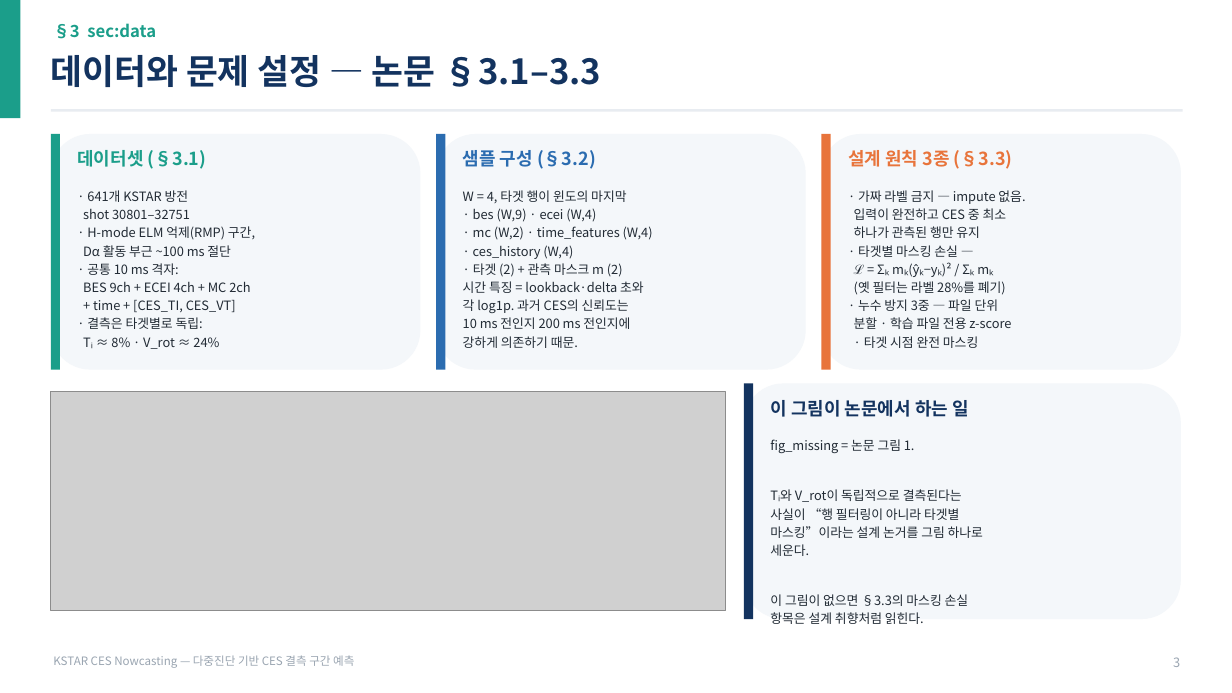
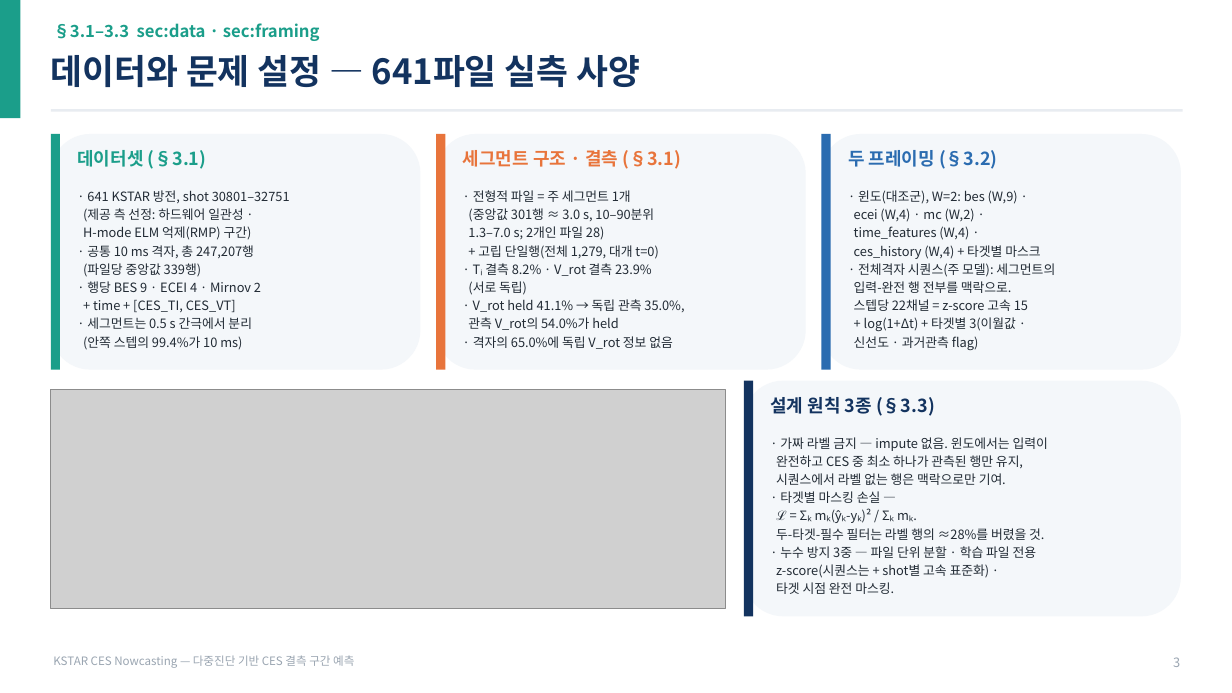
Before and after one commit to iseungsang01/ml-intern-revision, a slide deck: slide 4 of docs/presentation/KSTAR_CES_연구흐름.pptx. Drawn at 1232x693 pixels with LibreOffice and Linux fonts; fonts in the diff are those of the drawing; grey boxes stand for pictures. Boxes give left, top, right and bottom in pixels: in the first picture for what was removed or moved away, otherwise in the second. Text is boxed around its words. In the diff, an @@ line names an element or a change of style, - is before the commit and + after.

```diff
--- a/docs/presentation/KSTAR_CES_연구흐름.pptx
+++ b/docs/presentation/KSTAR_CES_연구흐름.pptx
@@ text at (x1=53, y1=23, x2=320, y2=41): text changed @@
-§3 sec:data
+§3.1–3.3 sec:data · sec:framing
@@ text at (x1=51, y1=55, x2=640, y2=87): text changed @@
-데이터와 문제 설정 — 논문 §3.1–3.3
+데이터와 문제 설정 — 641파일 실측 사양
@@ rectangle at (x1=436, y1=134, x2=445, y2=370): fill #2B6CB0 to #E8743B @@
@@ rectangle at (x1=822, y1=134, x2=831, y2=370): fill #E8743B to #2B6CB0 @@
@@ text at (x1=463, y1=150, x2=681, y2=169): text changed; text colour #2B6CB0 to #E8743B @@
-샘플 구성 (§3.2)
+세그먼트 구조 · 결측 (§3.1)
@@ text at (x1=848, y1=150, x2=998, y2=169): text changed; text colour #E8743B to #2B6CB0 @@
-설계 원칙 3종 (§3.3)
+두 프레이밍 (§3.2)
@@ text at (x1=83, y1=190, x2=290, y2=293): text changed @@
-· 641개 KSTAR 방전
-shot 30801–32751
-· H-mode ELM 억제(RMP) 구간,
-Dα 활동 부근 ~100 ms 절단
-· 공통 10 ms 격자:
-BES 9ch + ECEI 4ch + MC 2ch
+· 641 KSTAR 방전, shot 30801–32751
+(제공 측 선정: 하드웨어 일관성 ·
+H-mode ELM 억제(RMP) 구간)
+· 공통 10 ms 격자, 총 247,207행
+(파일당 중앙값 339행)
+· 행당 BES 9 · ECEI 4 · Mirnov 2
@@ text at (x1=468, y1=190, x2=684, y2=349): text changed @@
-W = 4, 타겟 행이 윈도의 마지막
-· bes (W,9) · ecei (W,4)
-· mc (W,2) · time_features (W,4)
-· ces_history (W,4)
-· 타겟 (2) + 관측 마스크 m (2)
-시간 특징 = lookback·delta 초와
-각 log1p. 과거 CES의 신뢰도는
-10 ms 전인지 200 ms 전인지에
-강하게 의존하기 때문.
+· 전형적 파일 = 주 세그먼트 1개
+(중앙값 301행 ≈ 3.0 s, 10–90분위
+1.3–7.0 s; 2개인 파일 28)
++ 고립 단일행(전체 1,279, 대개 t=0)
+· Tᵢ 결측 8.2% · V_rot 결측 23.9%
+(서로 독립)
+· V_rot held 41.1% → 독립 관측 35.0%,
+관측 V_rot의 54.0%가 held
+· 격자의 65.0%에 독립 V_rot 정보 없음
@@ text at (x1=854, y1=190, x2=1055, y2=350): text changed @@
-· 가짜 라벨 금지 — impute 없음.
-입력이 완전하고 CES 중 최소
-하나가 관측된 행만 유지
-· 타겟별 마스킹 손실 —
-ℒ = Σₖ mₖ(ŷₖ−yₖ)² / Σₖ mₖ
-(옛 필터는 라벨 28%를 폐기)
-· 누수 방지 3중 — 파일 단위
-분할 · 학습 파일 전용 z-score
-· 타겟 시점 완전 마스킹
+· 윈도(대조군), W=2: bes (W,9) ·
+ecei (W,4) · mc (W,2) ·
+time_features (W,4) ·
+ces_history (W,4) + 타겟별 마스크
+· 전체격자 시퀀스(주 모델): 세그먼트의
+입력-완전 행 전부를 맥락으로.
+스텝당 22채널 = z-score 고속 15
++ log(1+Δt) + 타겟별 3(이월값 ·
+신선도 · 과거관측 flag)
@@ text at (x1=83, y1=317, x2=252, y2=350): text changed @@
-· 결측은 타겟별로 독립:
-Tᵢ ≈ 8% · V_rot ≈ 24%
+· 세그먼트는 0.5 s 간극에서 분리
+(안쪽 스텝의 99.4%가 10 ms)
@@ text at (x1=770, y1=397, x2=935, y2=416): text changed @@
-이 그림이 논문에서 하는 일
+설계 원칙 3종 (§3.3)
@@ text at (x1=776, y1=437, x2=1048, y2=594): text changed @@
-fig_missing = 논문 그림 1.
-Tᵢ와 V_rot이 독립적으로 결측된다는
-사실이 “행 필터링이 아니라 타겟별
-마스킹”이라는 설계 논거를 그림 하나로
-세운다.
-이 그림이 없으면 §3.3의 마스킹 손실
-항목은 설계 취향처럼 읽힌다.
+· 가짜 라벨 금지 — impute 없음. 윈도에서는 입력이
+완전하고 CES 중 최소 하나가 관측된 행만 유지,
+시퀀스에서 라벨 없는 행은 맥락으로만 기여.
+· 타겟별 마스킹 손실 —
+ℒ = Σₖ mₖ(ŷₖ-yₖ)² / Σₖ mₖ.
+두-타겟-필수 필터는 라벨 행의 ≈28%를 버렸을 것.
+· 누수 방지 3중 — 파일 단위 분할 · 학습 파일 전용
+z-score(시퀀스는 + shot별 고속 표준화) ·
+타겟 시점 완전 마스킹.
```
Also in this commit, not shown: 10 other slides changed, 11 slides added, 7 slides removed, 9 other files.
